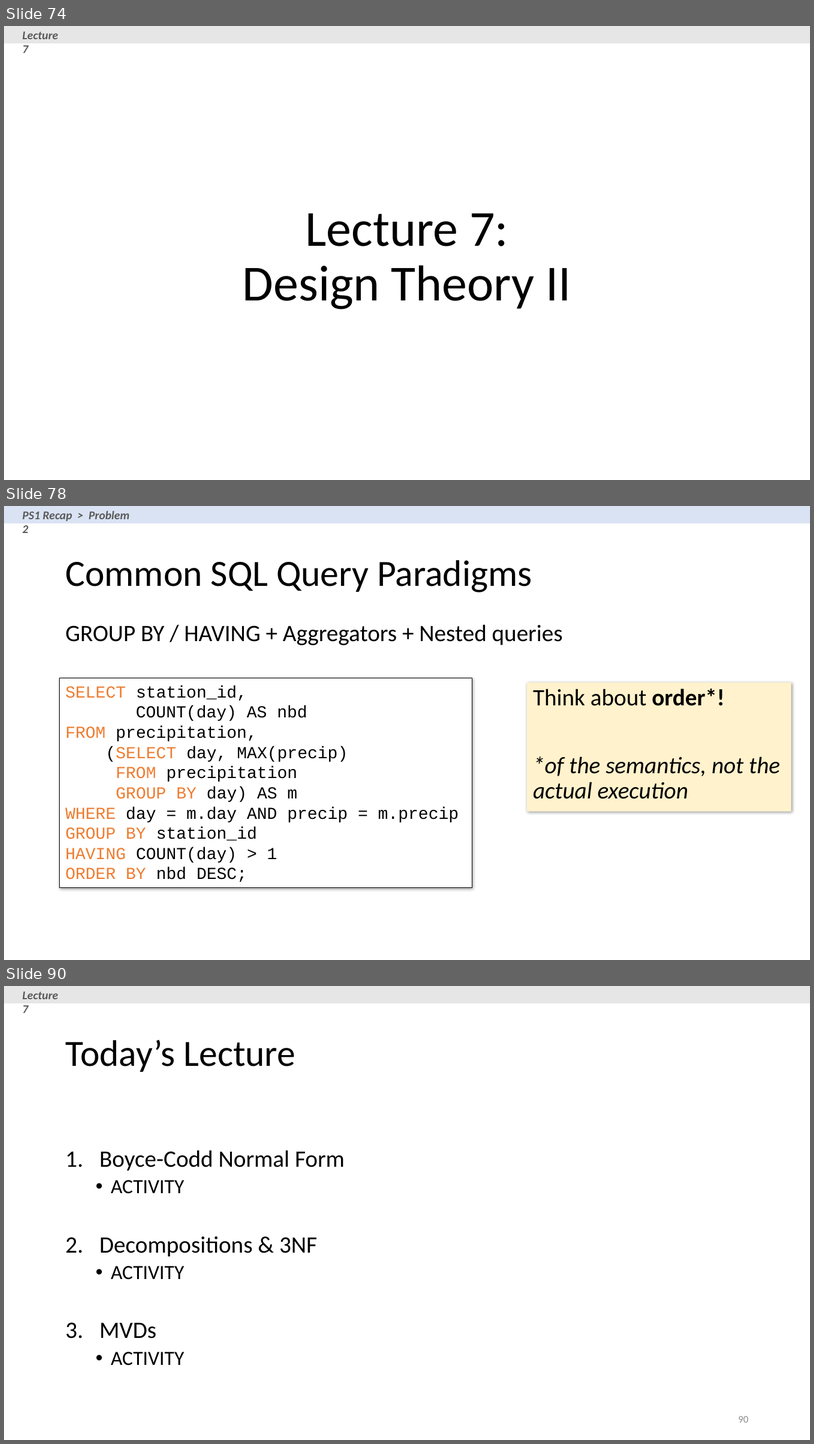
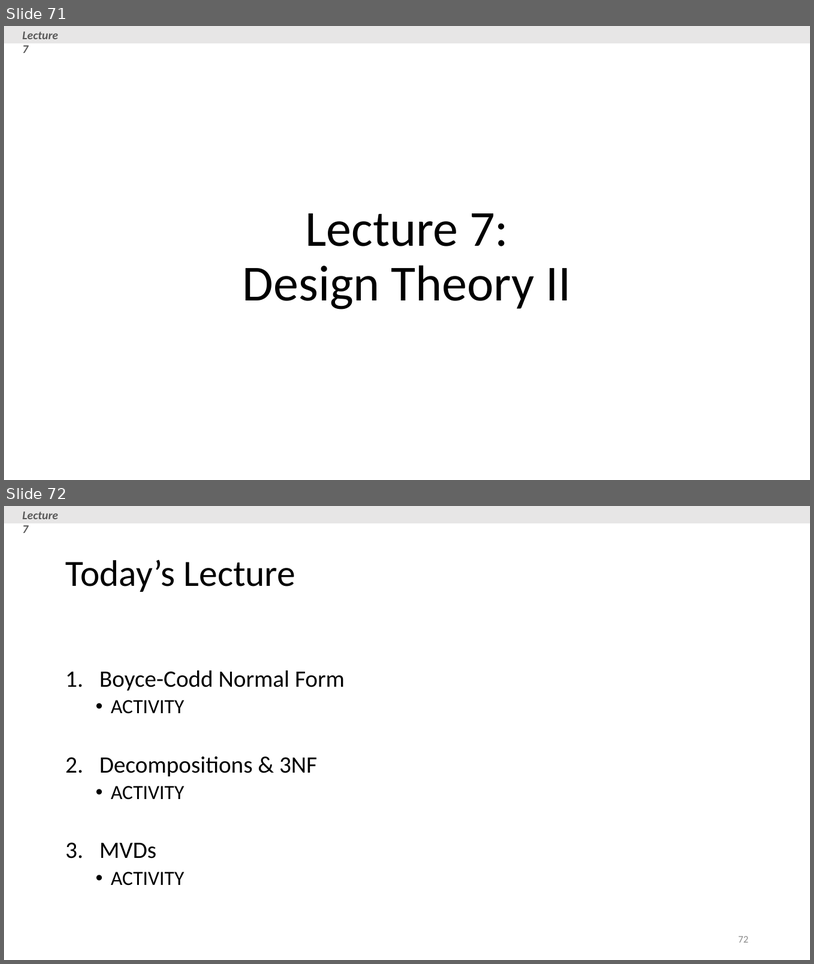
Before and after one commit to XIEQ/cs145-notebooks, a slide deck: lecture-5-7/Lecture_5_7_DB_Design.pptx. Shown one above the other, each under a label of ours: slides 74, 78 and 90 before the commit, slides 71 and 72 after it; the slides between them are not shown. The pictures are 814x1444 and 814x964 pixels, drawn with LibreOffice and Linux fonts; fonts in the diff are those of the drawing. Boxes give left, top, right and bottom in pixels: in the first picture for what was removed or moved away, otherwise in the second. Text is boxed around its words. In the diff, an @@ line names an element or a change of style, - is before the commit and + after.

```diff
--- a/lecture-5-7/Lecture_5_7_DB_Design.pptx
+++ b/lecture-5-7/Lecture_5_7_DB_Design.pptx
@@ slide 78 removed at box(4, 506, 810, 960), background #FFFFFF @@
@@ rectangle removed at box(4, 506, 810, 523) @@
@@ text removed at box(23, 511, 129, 533) @@
-PS1 Recap > Problem 2
@@ title removed at box(65, 560, 532, 592) @@
-Common SQL Query Paradigms
@@ text removed at box(65, 624, 563, 645) @@
-GROUP BY / HAVING + Aggregators + Nested queries
@@ rectangle removed at box(60, 678, 472, 888) @@
-SELECT station_id,
-COUNT(day) AS nbd
-FROM precipitation,
-(SELECT day, MAX(precip)
-FROM precipitation
-GROUP BY day) AS m
-WHERE day = m.day AND precip = m.precip
-GROUP BY station_id
-HAVING COUNT(day) > 1
-ORDER BY nbd DESC;
@@ rectangle removed at box(527, 682, 792, 811) @@
-Think about order*!
-*of the semantics, not the actual execution
@@ what was slide 74 is now slide 71 @@
@@ what was slide 90 is now slide 72 @@
@@ page number at box(738, 936, 749, 942): text changed @@
-90
+72
```
Also in this commit, not shown: 2 slides changed, 12 slides added, 24 other slides removed, 8 other files.
